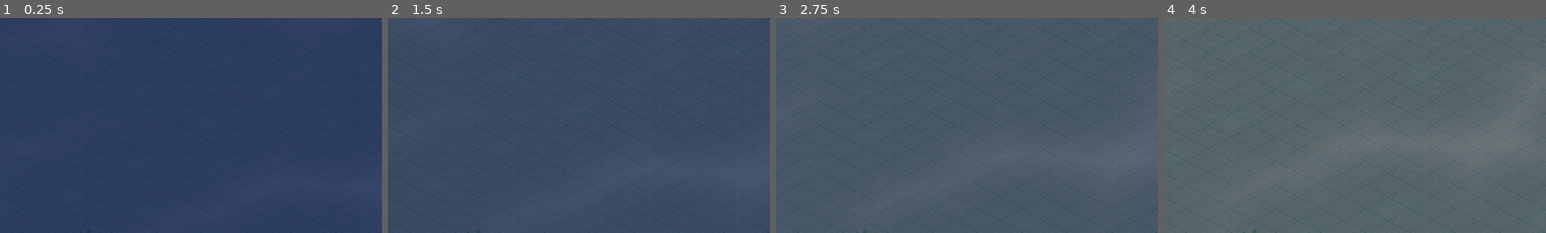
Above: before the commit, frames 1-4 (left to right).
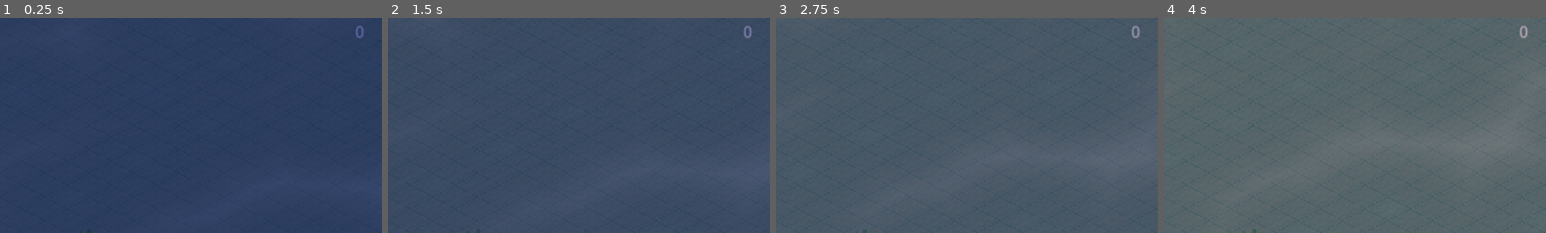
Above: after the commit, the same moments.

Repository: Bitweed/major6jam
Game: Godot game, scene res://main.tscn
Two runs of this game, one before a commit and one after it. Both use one fixed random seed, a clock stepped at 60 frames per second and the inputs below. The engine's default icon, where the game draws it, is replaced by a stand-in: a white triangle on a blue panel in a dark square.
Inputs (mouse positions are % of the whole screen's width and height, from its top left):
- Up to frame 1 (0.25 s): no input
- Up to frame 2 (1.5 s): move the mouse to (72, 45) at 0.52 s; click (72, 45) at 0.67 s; tap Enter at 1.25 s; move the mouse to (30, 55) at 1.27 s; click (30, 55) at 1.42 s
- Up to frame 3 (2.75 s): move the mouse to (60, 28) at 2.02 s; click (60, 28) at 2.17 s
- Up to frame 4 (4 s): move the mouse to (45, 70) at 2.77 s; click (45, 70) at 2.92 s; move the mouse to (80, 65) at 3.52 s; click (80, 65) at 3.67 s
The pictures show only the part of the screen within x 50-100%, y 0-50%; the shares and areas given below are measured in that part.

The runs differ from the first frame. In frame 1, less than 0.1% of the frame differs, in the area x 93-96%, y 3-10%; in frame 2, less than 0.1%; in frame 3, less than 0.1%; in frame 4, less than 0.1%.

Commit message:
Generation of resources

Diff:
--- a/_scripts/global/game_manager.gd
+++ b/_scripts/global/game_manager.gd
@@ -4,3 +4,5 @@
 var buildings
 
 var is_bought = false
+
+var SomeResource = 0
--- a/_scripts/main.gd
+++ b/_scripts/main.gd
@@ -2,6 +2,7 @@
 
 
 var shop_window = preload("res://prefabs/shop_window.tscn")
+
 
 func _ready():
 	GameManager.tilemap = $TileMap
@@ -11,3 +12,7 @@
 	var draw_window = shop_window.instantiate()
 	add_child(draw_window)
 	draw_window.visible = true
+
+
+func _process(delta):
+	$Siu.text = str(GameManager.SomeResource)
--- a/main.tscn
+++ b/main.tscn
@@ -180,3 +180,17 @@
 offset_bottom = 5.0
 scale = Vector2(0.69, 0.69)
 text = "bebra"
+
+[node name="Siu" type="Label" parent="."]
+anchors_preset = -1
+anchor_left = 0.5
+anchor_right = 0.5
+anchor_bottom = 0.5
+offset_left = 342.0
+offset_top = -214.0
+offset_right = 382.0
+offset_bottom = -188.0
+grow_horizontal = 2
+grow_vertical = 2
+text = "0"
+horizontal_alignment = 1
--- /dev/null
+++ b/prefabs/buildings/geyser.gd
@@ -0,0 +1,6 @@
+extends Node2D
+
+
+func _on_timer_timeout():
+	$Timer.start()
+	GameManager.SomeResource += 1
--- a/prefabs/buildings/geyser.tscn
+++ b/prefabs/buildings/geyser.tscn
@@ -1,5 +1,6 @@
-[gd_scene load_steps=10 format=3 uid="uid://b0ch1txs2iid1"]
+[gd_scene load_steps=11 format=3 uid="uid://b0ch1txs2iid1"]
 
+[ext_resource type="Script" path="res://prefabs/buildings/geyser.gd" id="1_6mt15"]
 [ext_resource type="Texture2D" uid="uid://f2atwp4swnb6" path="res://textures/geyser.png" id="1_iwox4"]
 [ext_resource type="Texture2D" uid="uid://bo7kyclxuvpeg" path="res://textures/bubble.png" id="2_u21uj"]
 
@@ -54,6 +55,7 @@
 color = Color(1, 1, 1, 0.34902)
 
 [node name="Geyser" type="Node2D"]
+script = ExtResource("1_6mt15")
 
 [node name="texture" type="AnimatedSprite2D" parent="."]
 texture_filter = 1
@@ -68,3 +70,9 @@
 process_material = SubResource("ParticleProcessMaterial_m0egv")
 texture = ExtResource("2_u21uj")
 lifetime = 4.0
+
+[node name="Timer" type="Timer" parent="."]
+process_callback = 0
+autostart = true
+
+[connection signal="timeout" from="Timer" to="." method="_on_timer_timeout"]
